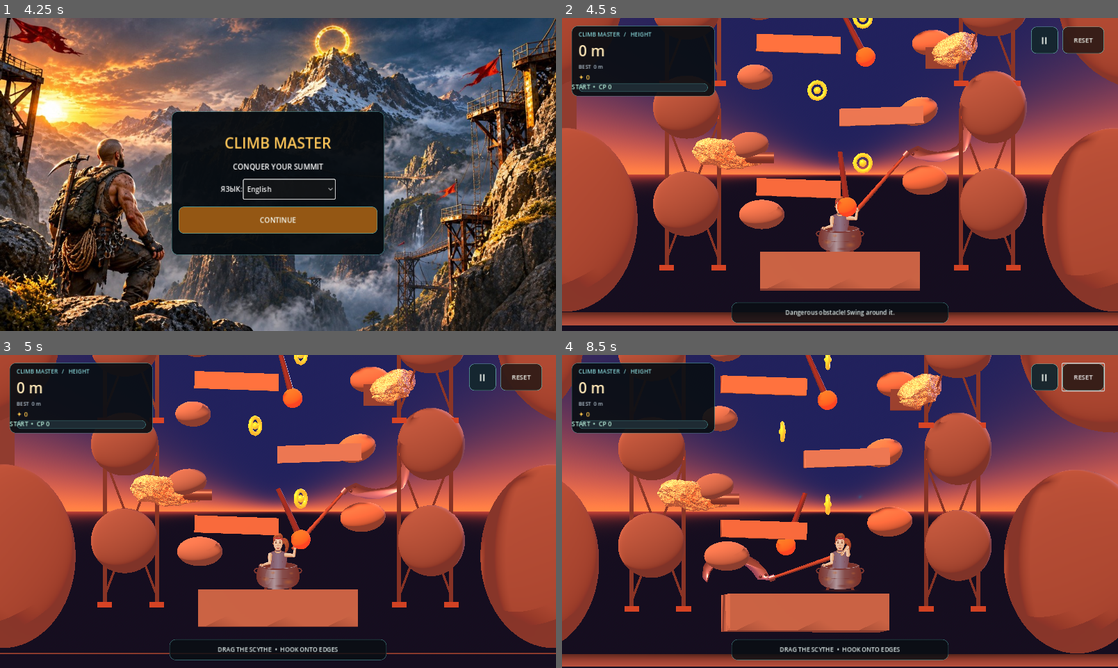
Above: before the commit, frames 1-4 (two rows, left to right).
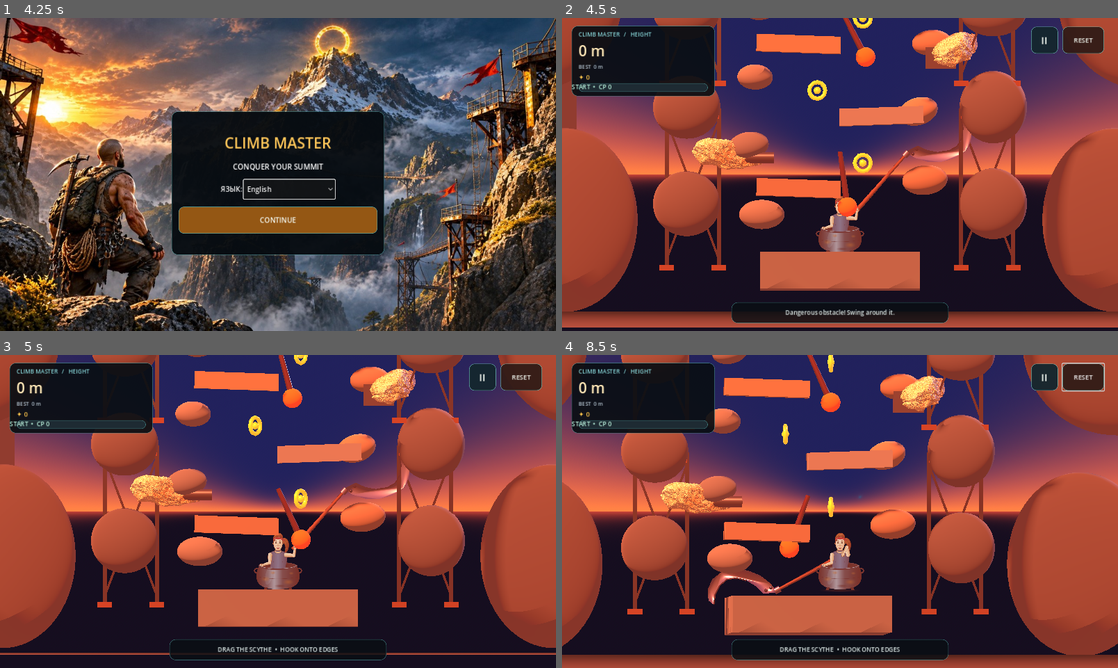
Above: after the commit, the same moments.

Repository: uchihabaha05-del/CLIMB-MASTER
Game: Godot game, scene res://scenes/main.tscn
Two runs of this game, one before a commit and one after it. Both use one fixed random seed, a clock stepped at 60 frames per second and the inputs below.
Inputs (mouse positions are in pixels of both pictures, inside the frame that each line leads up to):
- Up to frame 1 (4.25 s): click "II" at 0.5 s; click "СБРОС" at 1.25 s; click "II" at 2 s; click "Русский" at 2.75 s; click "ПРОДОЛЖИТЬ" at 3.5 s
- Up to frame 2 (4.5 s): click "CONTINUE" at 4.25 s
- Up to frame 3 (5 s): no input
- Up to frame 4 (8.5 s): click "II" at 5 s; click "CONTINUE CLIMBING" at 5.75 s; click "RESET" at 6.5 s; move the mouse to (962, 495) at 7.27 s; click (962, 495) at 7.42 s; drag from (728, 527) to (812, 574) at 8.02 s

Frame 1 is identical in both runs. In frame 2, 1.0% of the frame differs, in the area x 0-100%, y 1-99%; in frame 3, 0.3%; in frame 4, 11%, in the area x 0-100%, y 0-100%.

Commit message:
config: set deterministic 120hz physics tick rate

Diff:
--- a/project.godot
+++ b/project.godot
@@ -12,6 +12,10 @@
 window/stretch/mode="canvas_items"
 window/handheld/orientation=0
 
+[physics]
+2d/default_gravity=980.0
+common/physics_ticks_per_second=120
+
 [rendering]
 textures/vram_compression/import_etc2_astc=true
 renderer/rendering_method="gl_compatibility"
